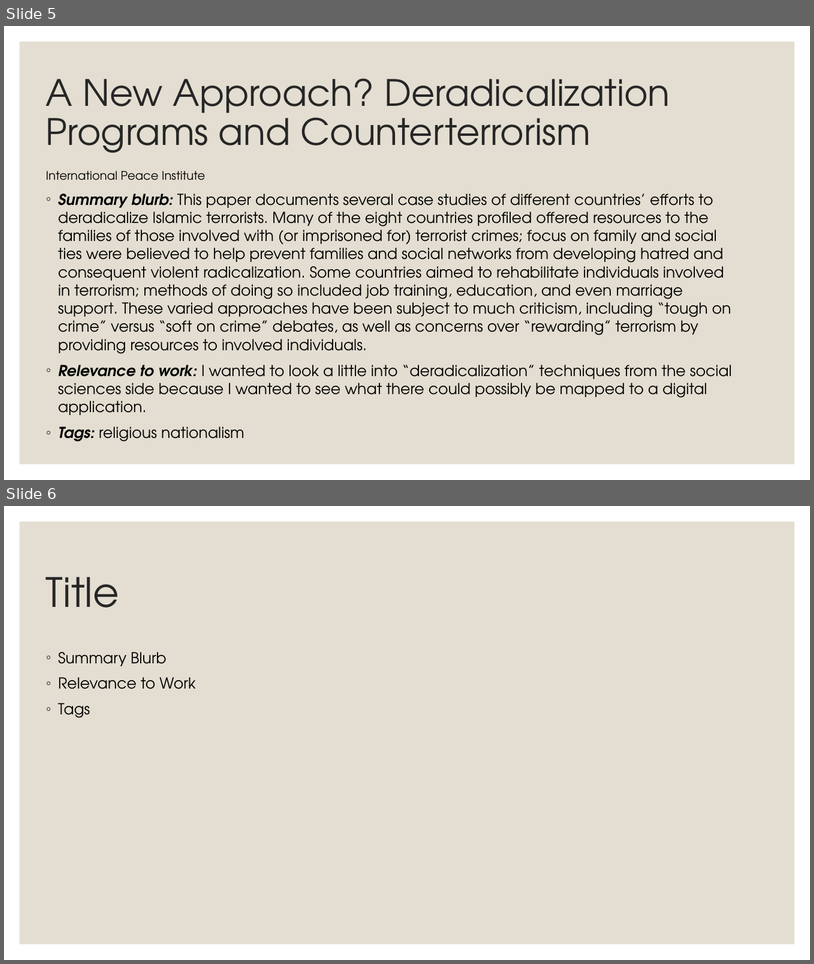
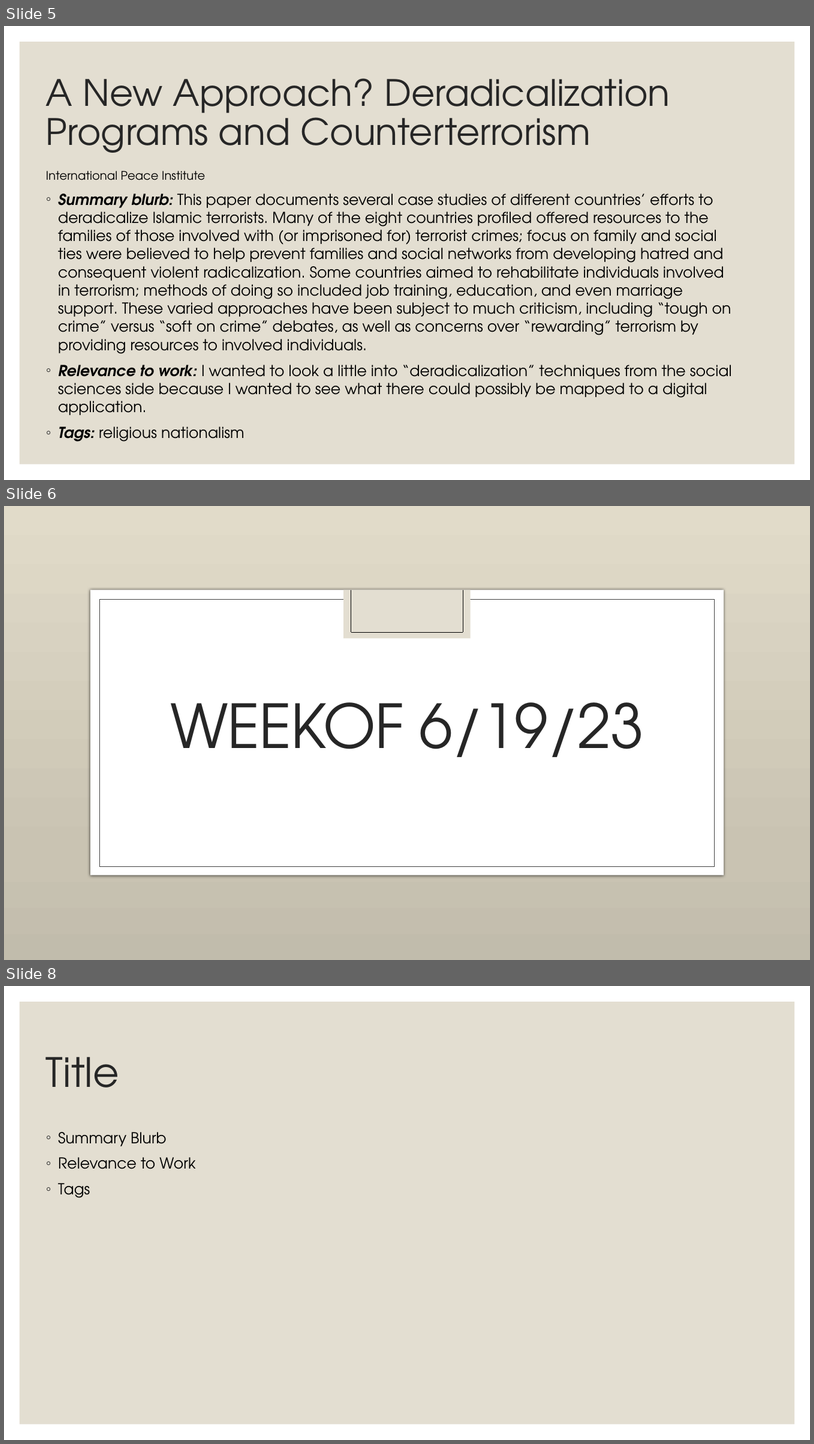
Before and after one commit to snyder-research-group/tools-of-justice, a slide deck: Sasha Research Sources.pptx. Shown one above the other, each under a label of ours: slides 5 and 6 before the commit, slides 5, 6 and 8 after it; the slides between them are not shown. The pictures are 814x964 and 814x1444 pixels, drawn with LibreOffice and Linux fonts; fonts in the diff are those of the drawing; background and template pictures are left out. Boxes give left, top, right and bottom in pixels: in the first picture for what was removed or moved away, otherwise in the second. Text is boxed around its words. In the diff, an @@ line names an element or a change of style, - is before the commit and + after.

```diff
--- a/Sasha Research Sources.pptx
+++ b/Sasha Research Sources.pptx
@@ slide 6 added at [4,506,810,960], background picture (left out) @@
@@ rectangle added at [90,590,724,875], fill #FFFFFF @@
@@ rectangle added at [344,590,471,639], fill #E3DED1 @@
@@ line added from (351, 590) to (351, 633), #000000 0.5 pt @@
@@ line added from (463, 590) to (463, 633), #000000 0.5 pt @@
@@ rectangle added at [99,599,715,866], outline #404040 0.5 pt @@
@@ line added from (351, 633) to (463, 633), #000000 0.5 pt @@
@@ title added at [171,702,644,757], 72 pt, text #262626 @@
+WEEKOF 6/19/23
@@ what was slide 6 is now slide 8 @@
```
Also in this commit, not shown: 1 other slide added.
